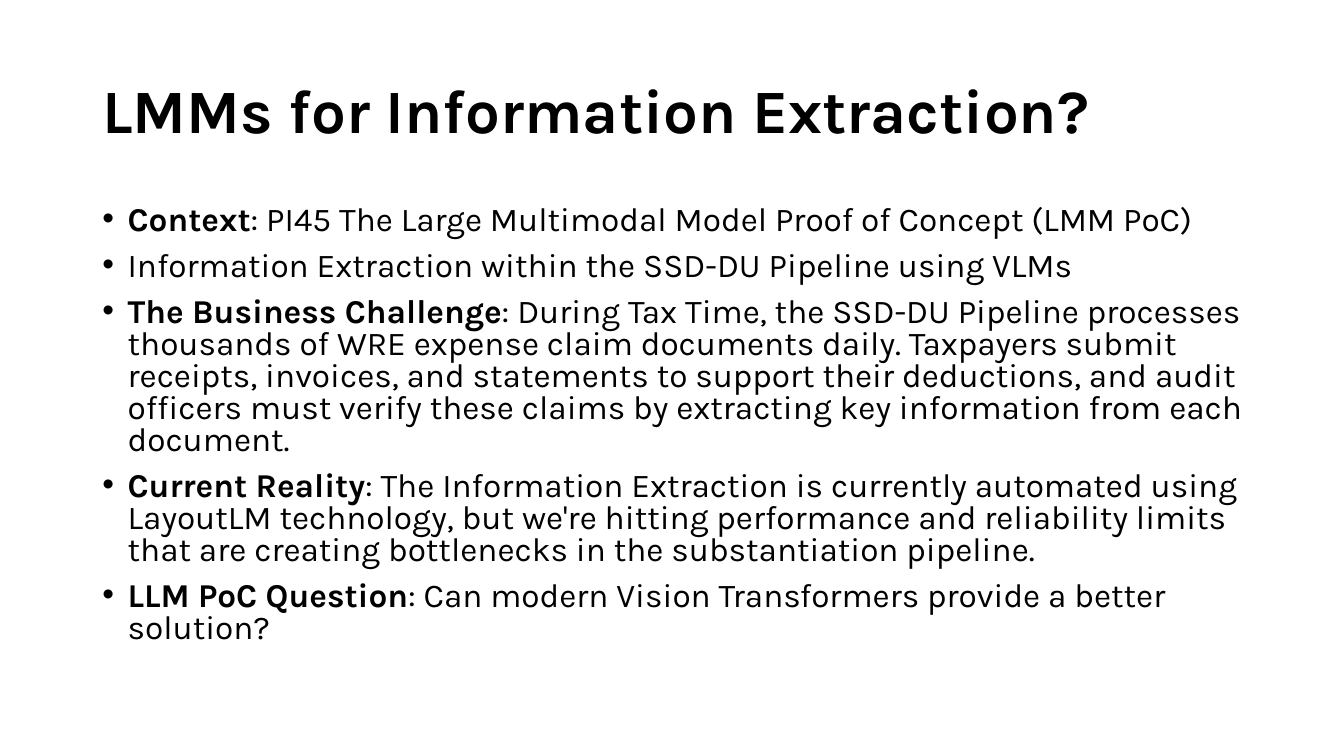
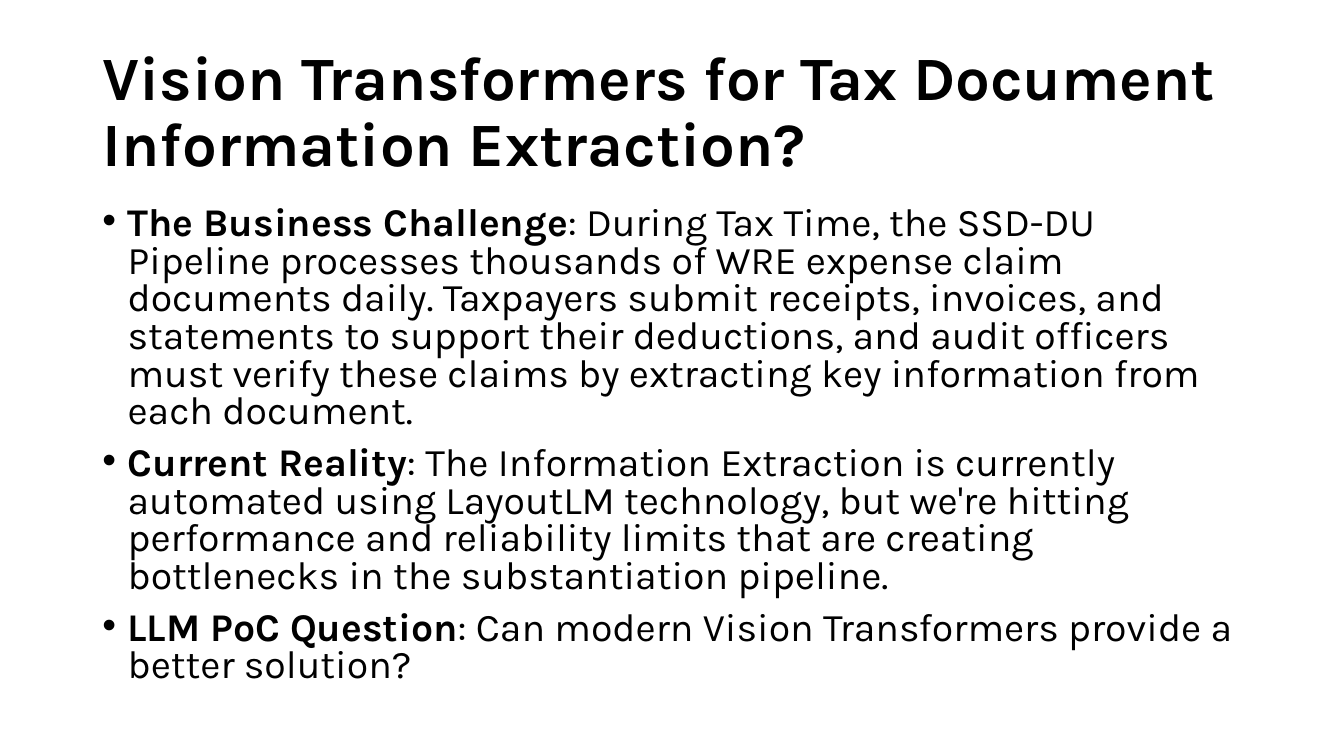
Before and after one commit to tmnestor/unified_vision_processor_minimal, a slide deck: slide 1 of presentation_materials/vision_transformers.pptx. Drawn at 1344x756 pixels with LibreOffice and Linux fonts; fonts in the diff are those of the drawing. Boxes give left, top, right and bottom in pixels: in the first picture for what was removed or moved away, otherwise in the second. Text is boxed around its words. In the diff, an @@ line names an element or a change of style, - is before the commit and + after.

Commit message:
✨ feat: update presentation materials for Vision Transformers with enhanced content and visuals

```diff
--- a/presentation_materials/vision_transformers.pptx
+++ b/presentation_materials/vision_transformers.pptx
@@ title at (x1=102, y1=56, x2=1215, y2=167): text changed @@
-LMMs for Information Extraction?
+Vision Transformers for Tax Document Information Extraction?
@@ text "The Business Challenge: During Tax ..." at (x1=128, y1=208, x2=1233, y2=679): size 23.8 to 28 pt @@
@@ text at (x1=128, y1=207, x2=1192, y2=286): paragraphs removed @@
-• Context: PI45 The Large Multimodal Model Proof of Concept (LMM PoC)
-• Information Extraction within the SSD-DU Pipeline using VLMs
```
Also in this commit, not shown: 6 other slides changed, 3 slides added, 5 slides removed.
